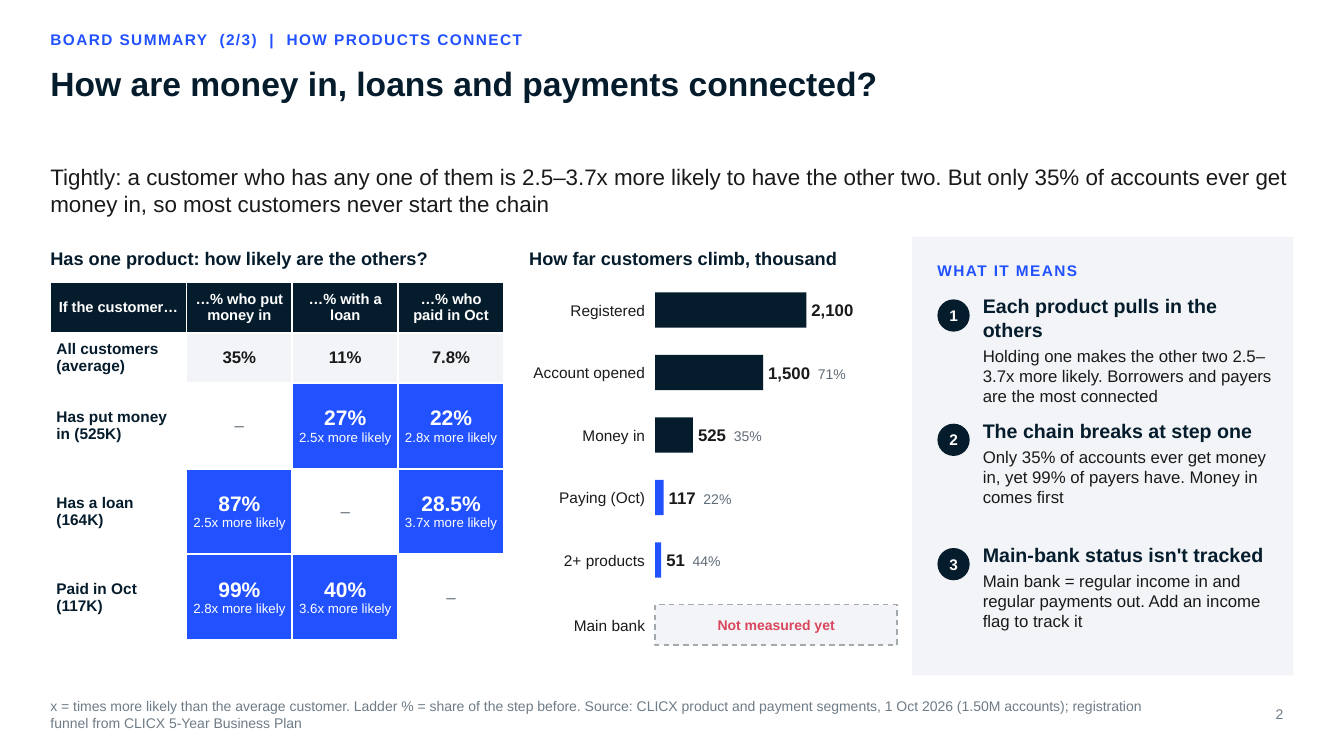
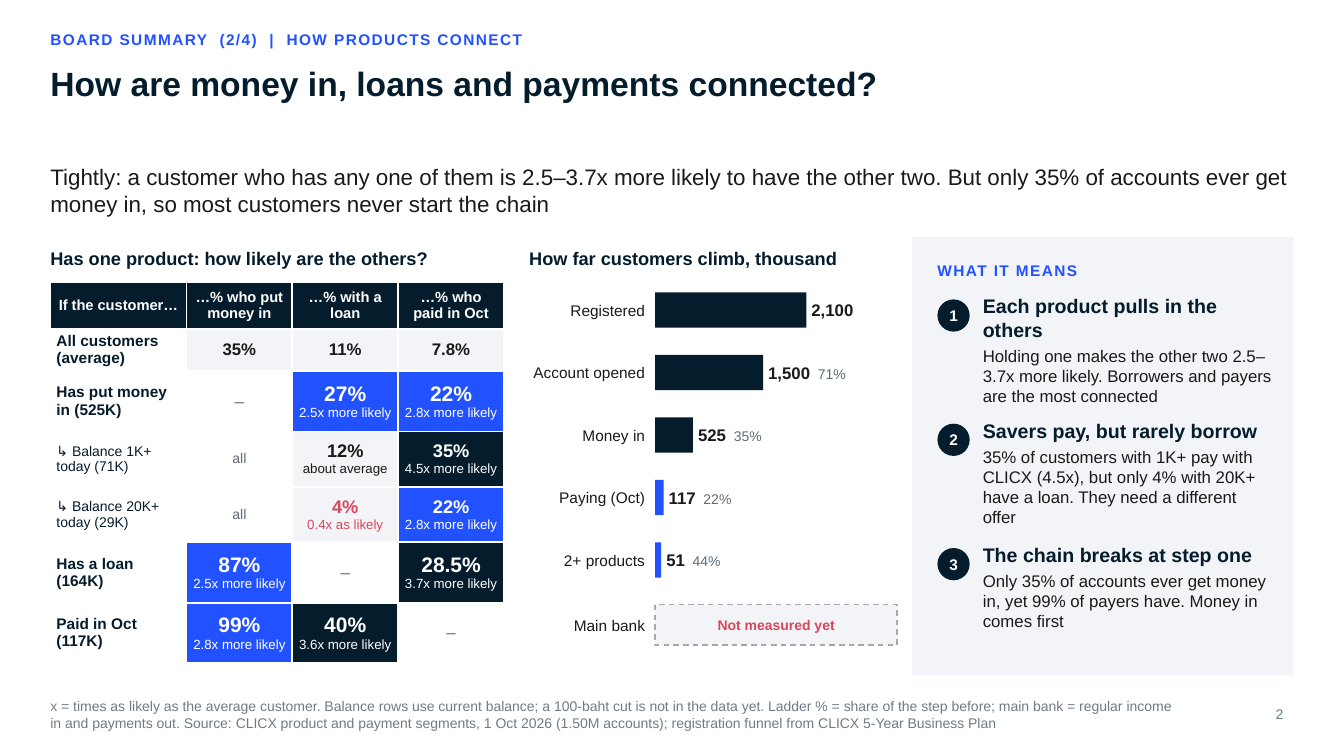
Before and after one commit to hweisim/claude_code, a slide deck: slide 2 of clicx_insights/CLICX_Board_Summary.pptx. Drawn at 1344x756 pixels with LibreOffice and Linux fonts; fonts in the diff are those of the drawing; background and template pictures are left out. Boxes give left, top, right and bottom in pixels: in the first picture for what was removed or moved away, otherwise in the second. Text is boxed around its words. In the diff, an @@ line names an element or a change of style, - is before the commit and + after.

```diff
--- a/clicx_insights/CLICX_Board_Summary.pptx
+++ b/clicx_insights/CLICX_Board_Summary.pptx
@@ text at bbox=[50, 34, 522, 49]: text changed @@
-BOARD SUMMARY (2/3) | HOW PRODUCTS CONNECT
+BOARD SUMMARY (2/4) | HOW PRODUCTS CONNECT
@@ table at bbox=[50, 282, 504, 656] @@
+row 4: ↳ Balance 1K+ today (71K) | all | 12% / about average | 35% / 4.5x more likely
+row 5: ↳ Balance 20K+ today (29K) | all | 4% / 0.4x as likely | 22% / 2.8x more likely
@@ text at bbox=[983, 423, 1257, 523]: text changed @@
-The chain breaks at step one
-Only 35% of accounts ever get money in, yet 99% of payers have. Money in comes first
+Savers pay, but rarely borrow
+35% of customers with 1K+ pay with CLICX (4.5x), but only 4% with 20K+ have a loan. They need a different offer
@@ text at bbox=[983, 547, 1266, 627]: text changed @@
-Main-bank status isn't tracked
-Main bank = regular income in and regular payments out. Add an income flag to track it
+The chain breaks at step one
+Only 35% of accounts ever get money in, yet 99% of payers have. Money in comes first
@@ text at bbox=[50, 701, 1172, 731]: text changed @@
-x = times more likely than the average customer. Ladder % = share of the step before. Source: CLICX product and payment segments, 1 Oct 2026 (1.50M accounts); registration funnel from CLICX 5-Year Business Plan
+x = times as likely as the average customer. Balance rows use current balance; a 100-baht cut is not in the data yet. Ladder % = share of the step before; main bank = regular income in and payments out. Source: CLICX product and payment segments, 1 Oct 2026 (1.50M accounts); registration funnel from CLICX 5-Year Business Plan
```
Also in this commit, not shown: 2 other slides changed, 1 slide added, 2 other files.
